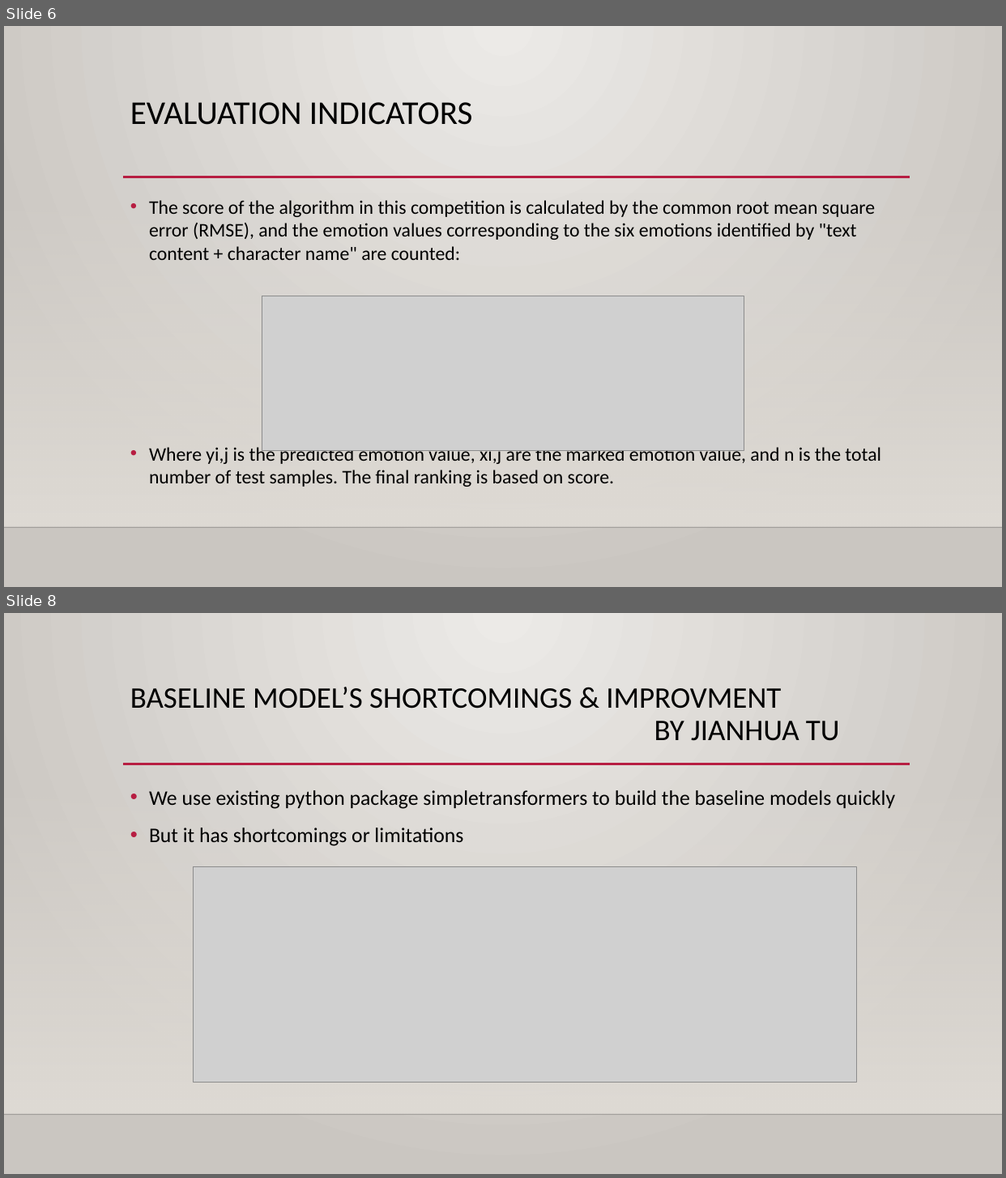
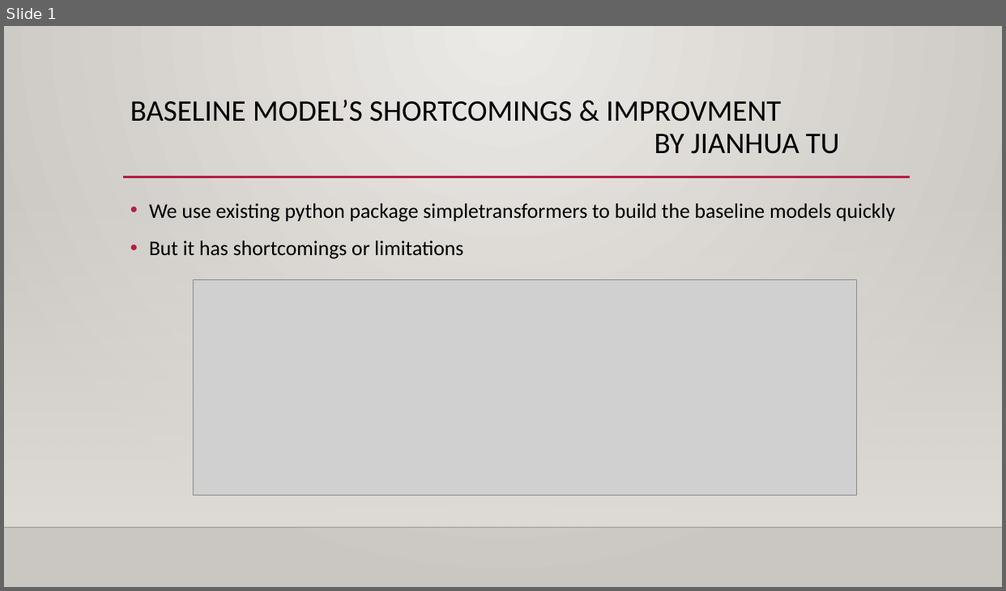
Before and after one commit to ErinYY/IIT-CS584-course-project-script_emotion, a slide deck: CS584_Team39_Presentation1_tjh.pptx. Shown one above the other, each under a label of ours: slides 6 and 8 before the commit, slide 1 after it; the slides between them are not shown. The pictures are 1006x1178 and 1006x591 pixels, drawn with LibreOffice and Linux fonts; fonts in the diff are those of the drawing; grey boxes stand for pictures; background and template pictures are left out. Boxes give left, top, right and bottom in pixels: in the first picture for what was removed or moved away, otherwise in the second. Text is boxed around its words. In the diff, an @@ line names an element or a change of style, - is before the commit and + after.

```diff
--- a/CS584_Team39_Presentation1_tjh.pptx
+++ b/CS584_Team39_Presentation1_tjh.pptx
@@ slide 6 removed at <box>4,26,1002,587</box>, background gradient #ECEAE7 to #CAC7C1; not listed: 3 template elements that a slide beside it also shows @@
@@ title removed at <box>130,102,473,125</box> @@
-EVALUATION INDICATORS
@@ text removed at <box>149,200,881,487</box> @@
-• The score of the algorithm in this competition is calculated by the common root mean square error (RMSE), and the emotion values corresponding to the six emotions identified by "text content + character name" are counted:
-• Where yi,j is the predicted emotion value, xi,j are the marked emotion value, and n is the total number of test samples. The final ranking is based on score.
@@ picture removed at <box>262,297,744,451</box> @@
@@ what was slide 8 is now slide 1 @@
```
Also in this commit, not shown: 1 slide changed, 1 slide added, 6 other slides removed.
